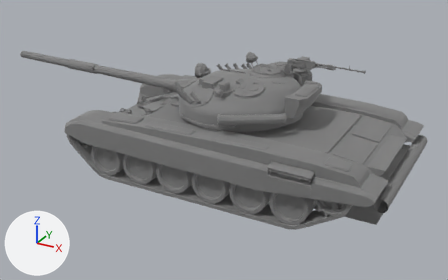
One commit to the glTF model tools/source_models/t72_rambo.glb: the scene before it, then after it.
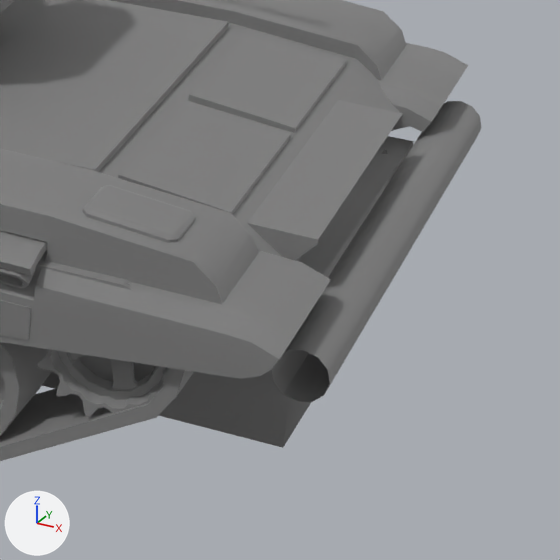
Each version is shown whole from a 50 mm lens placed at (5.64, -10.56, 6.04), pointed at (-0.22, 0.1, 0.71), then close up on the part from 68% to 100% of the width and 39% to 91% of the height. The lights are fixed; the arrows at lower left show +X, +Y and +Z. The last two pictures show the newer version. Vertices at exactly the same position are counted once.

Objects in the first close-up: 'Hull', 'HullLower', 'Sprocket_L', 'Track_L', 'Wheel_L_+2.0' and 1 more.
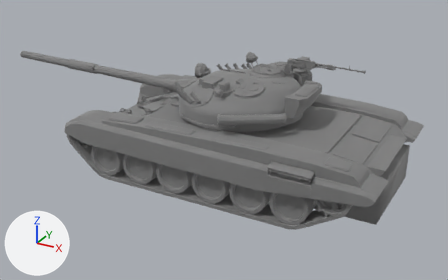
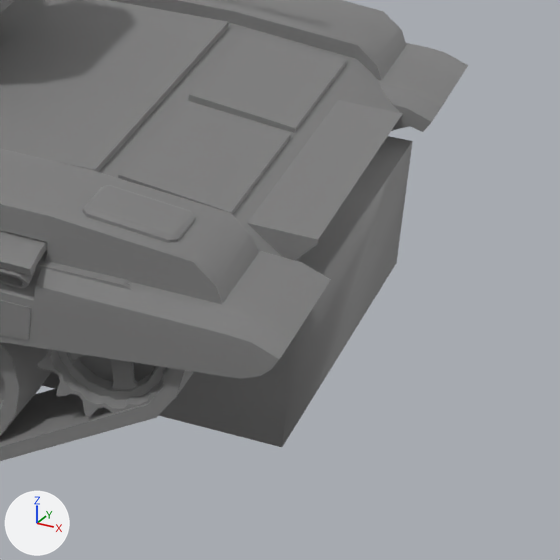
The change in detail:
me_hull is used by ob_hull; location (0.0, 0.0, 0.0).
me_hull had 2457 vertices, 4211 faces and spanned x -3.08..3.71, y -1.77..1.72, z 0.43..1.57.
me_hull now has 2061 vertices, 3551 faces and spans x -3.08..3.58, y -1.77..1.72, z 0.43..1.57.
me_hull part 1: the loose piece of 24 vertices spanning x 3.46..3.71, y -1.46..1.47, z 0.78..1.1 is deleted.
Other edits to the shape of me_hull do not show in these pictures.

Boxes [x1, y1, x2, y2] around the edits, measured in the close-ups (560 x 560 px):
'Hull', reshaped: before [0, 0, 481, 402]; after [0, 0, 468, 379]
part 1 of me_hull, deleted: before [272, 101, 481, 402]
